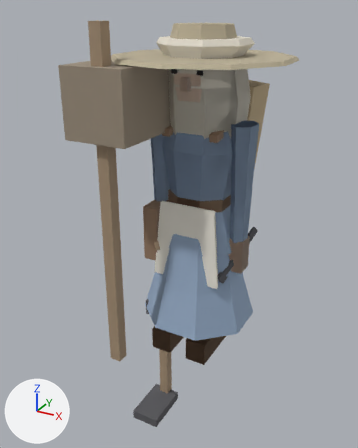
Renders of the glTF model game/assets/modelle/figuren/figur_halbling.glb from each side of a commit.
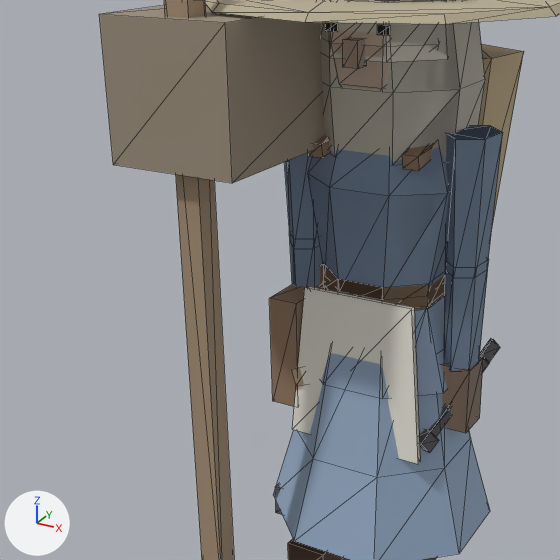
Each version appears first whole from a camera (50 mm lens) standing at (0.786, -1.6, 1.29) and looking at (-0.098, 0.008, 0.486), and next in a close-up on the part from 2% to 80% of the width and 13% to 75% of the height. The lights are fixed; the arrows at lower left show +X, +Y and +Z. The older version's two pictures come first. The close-ups show mesh edges as thin lines.

Objects in the first close-up: 'Buendel', 'Haube', 'Kiepe', 'Koerper_Frau', 'Koerper_Mann', 'Meissel', 'Schleier', 'Schuerze', 'Stab', 'Strohhut', 'Tasche' and 3 more.
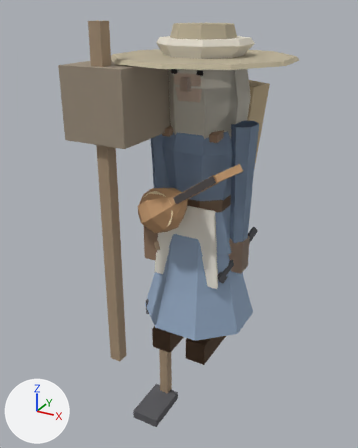
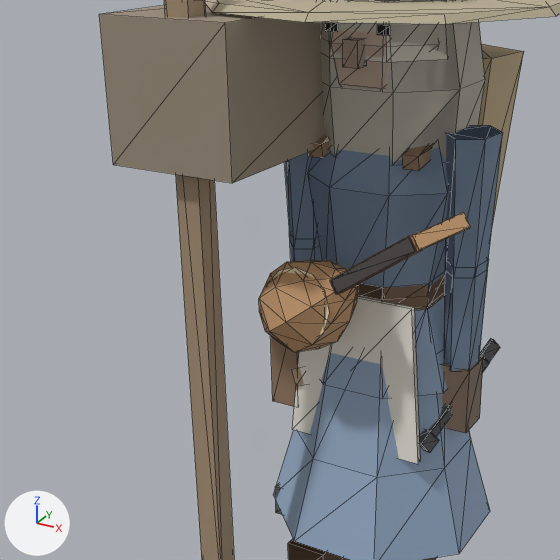
What differs and where, as boxes (x1, y1, x2, y2) in the close-ups (560 x 560 px):
'Laute', added (brown): after (259, 212, 470, 352)

The change in detail:
Mesh me_laute is new.
It has 136 vertices, 166 faces and spans x -0.153..0.246, y -0.27..-0.102, z 0.538..0.84.
It uses material mat_figur.
Object 'Laute' (ob_laute) is new; it shows me_laute.
Its location is (0.0, 0.0, 0.0).
